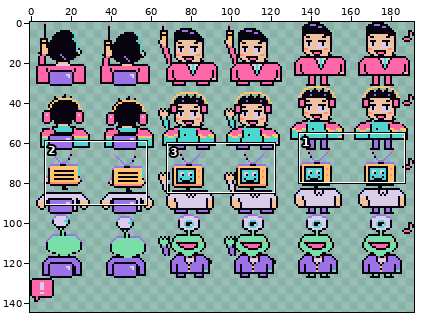
A pixel-art file gets an edit: art/office/cast.aseprite. The picture above shows the old version from afar; the outline marks the close-up.
Close-up. As it was:
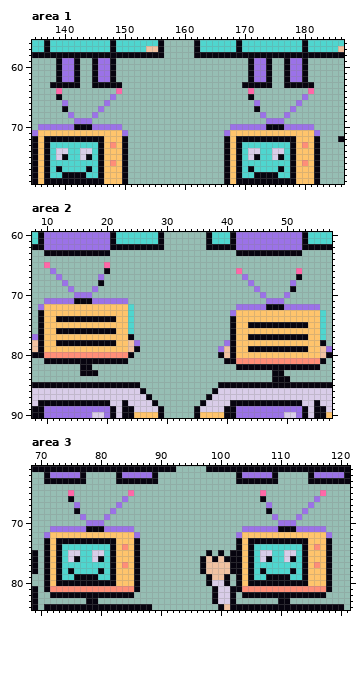
192x160 pixels, 1 frame. Shown: area 1: x 135..186, y 56..79; area 2: x 8..57, y 60..90; area 3: x 69..121, y 61..84. The wide view leaves out empty margins. The commit also changed other parts of the picture, which this record leaves out.
Once edited:
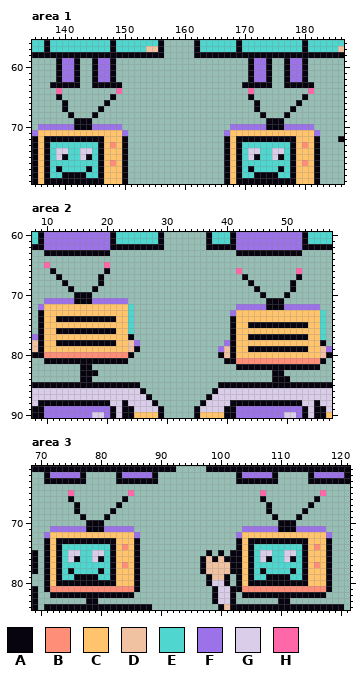
Palette (. is transparent): A #07040f  B #ff8e78  C #ffc46c  D #f1c2a2  E #4fd6cf  F #9b72e8  G #d9cde9  H #ff68a8
Difference:
Changed rows in their new state; - is an unchanged pixel.
Area 1:
first column x 140:
65 --------A-------------------------------A
66 A------A------------------------A------A-
67 ------A-------------------------------A--
68 -A---A---------------------------A---A---
69 --AAA-----------------------------AAA----
Area 2:
first column x 11:
66 A----------------------------------------
67 -A------A-----------------------A--------
68 --A------------------------------A------A
69 ---A---A--------------------------A------
70 ----AAA----------------------------A---A-
71 ------------------------------------AAA--
first column x 16:
84 AA
Area 3:
first column x 76:
66 --------A-------------------------------A
67 A------A------------------------A------A-
68 ------A-------------------------------A--
69 -A---A---------------------------A---A---
70 --AAA-----------------------------AAA----
Changed places in both close-ups, as pixel boxes (x1, y1, x2, y2):
changed: (62, 94, 116, 124)
changed: (254, 94, 308, 124)
changed: (50, 268, 104, 298)
changed: (242, 274, 296, 304)
added: (80, 376, 92, 382)
changed: (74, 496, 128, 526)
changed: (266, 496, 320, 526)
